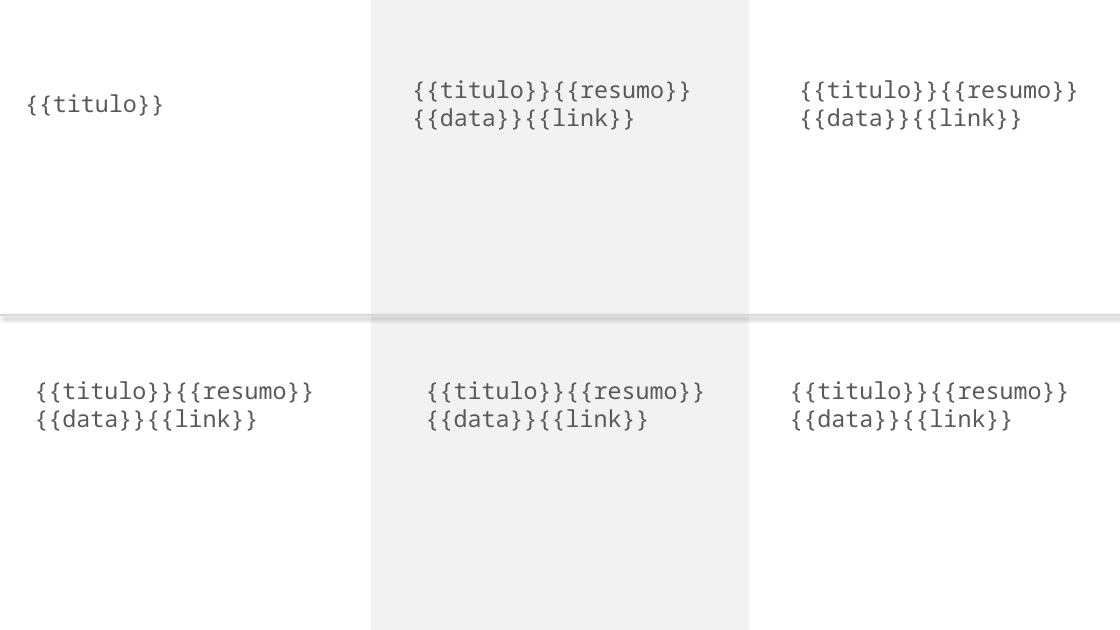
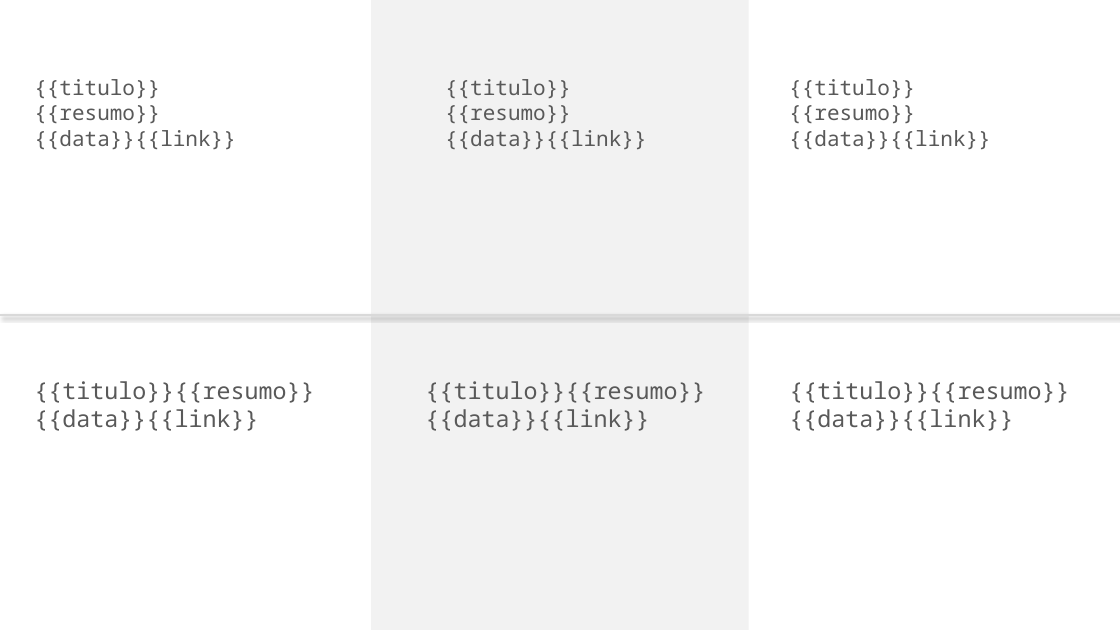
Before and after one commit to kamilypl/API-Python, a slide deck: slide 1 of template.pptx. Drawn at 1120x630 pixels with LibreOffice and Linux fonts; fonts in the diff are those of the drawing. Boxes give left, top, right and bottom in pixels: in the first picture for what was removed or moved away, otherwise in the second. Text is boxed around its words. In the diff, an @@ line names an element or a change of style, - is before the commit and + after.

```diff
--- a/template.pptx
+++ b/template.pptx
@@ text "{{titulo}}{{resumo}} {{data}}{{link}}" at [34, 79, 236, 149]: vertical alignment middle to top @@
@@ text at [34, 79, 236, 149]: text changed; size 20 to 18 pt @@
-{{titulo}}
+{{titulo}}{{resumo}} {{data}}{{link}}
@@ text "{{titulo}}{{resumo}} {{data}}{{link}}": place and size @@
-text "{{titulo}}{{resumo}} {{data}}{{link}}" at [412, 80, 692, 130]
+text "{{titulo}}{{resumo}} {{data}}{{link}}" at [445, 79, 647, 150]
@@ text "{{titulo}}{{resumo}} {{data}}{{link}}" at [445, 79, 647, 150]: size 20 to 18 pt; vertical alignment middle to top @@
@@ text "{{titulo}}{{resumo}} {{data}}{{link}}" at [789, 79, 991, 150]: size 20 to 18 pt; vertical alignment middle to top @@
@@ text "{{titulo}}{{resumo}} {{data}}{{link}}": place and size @@
-text "{{titulo}}{{resumo}} {{data}}{{link}}" at [799, 80, 1079, 130]
+text "{{titulo}}{{resumo}} {{data}}{{link}}" at [789, 79, 991, 150]
```
Also in this commit, not shown: 1 other file.
